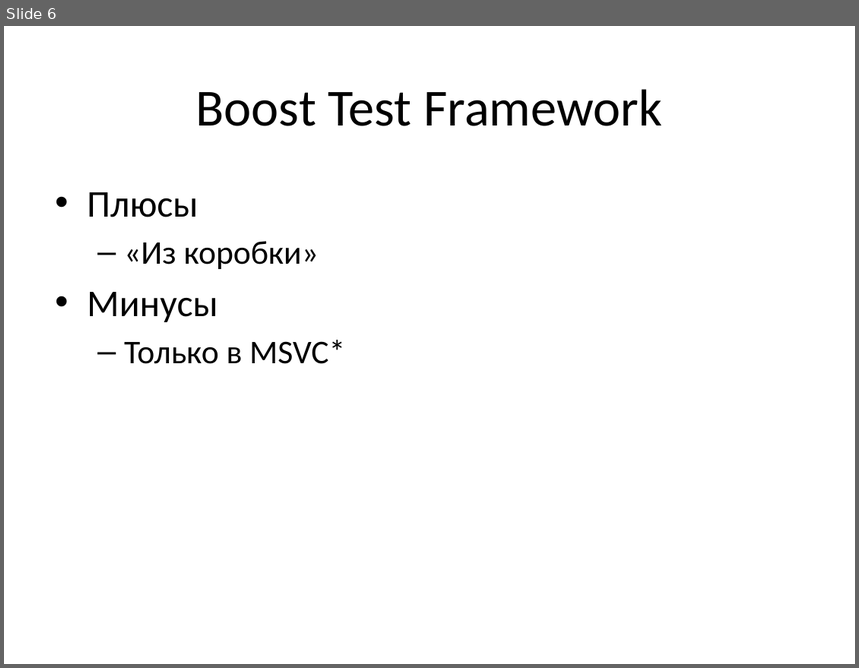
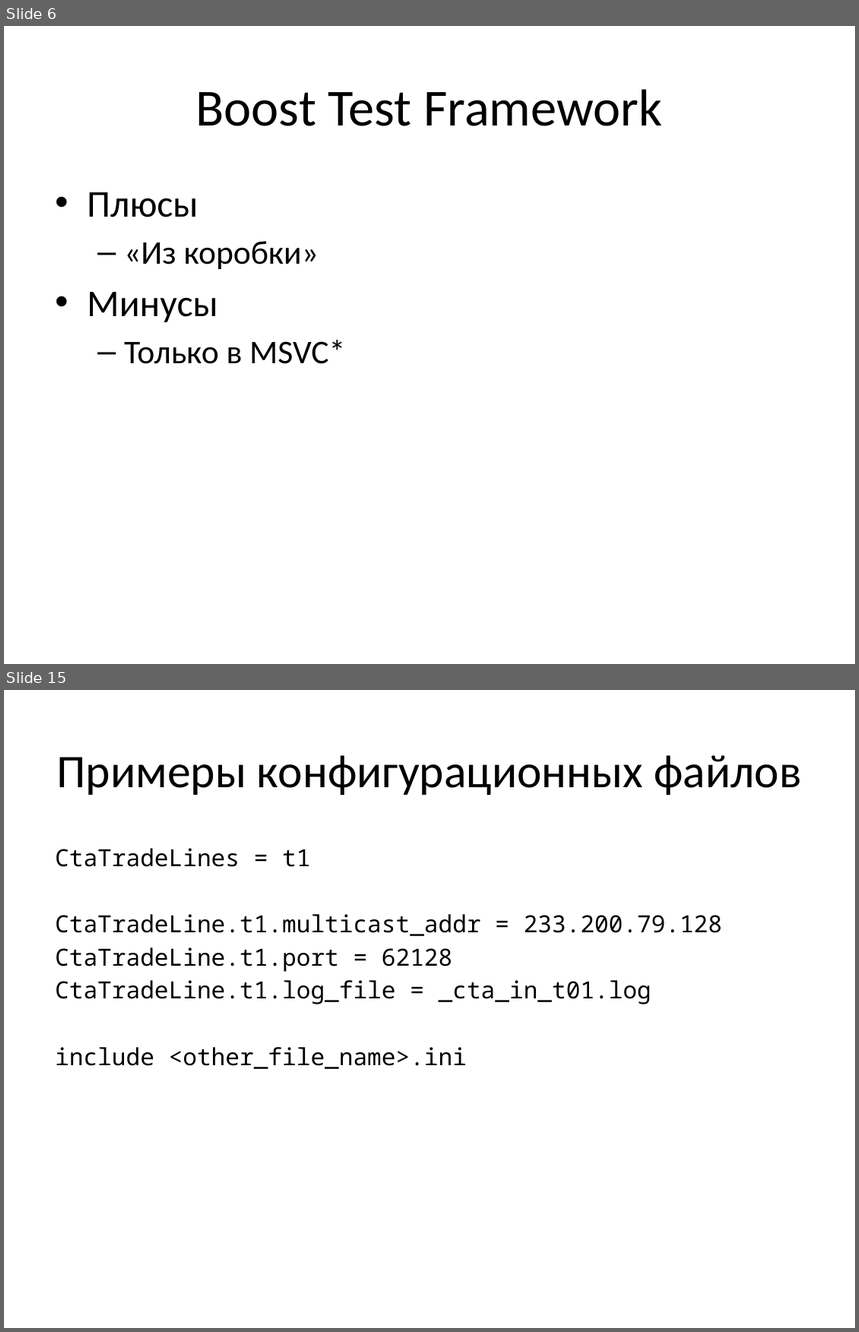
Before and after one commit to russov/cpp_craft_1013, a slide deck: lections/cpp_craft_lec_7_pre.pptx. Shown one above the other, each under a label of ours: slide 6 before the commit, slides 6 and 15 after it; the slides between them are not shown. The pictures are 859x668 and 859x1332 pixels, drawn with LibreOffice and Linux fonts; fonts in the diff are those of the drawing. Boxes give left, top, right and bottom in pixels: in the first picture for what was removed or moved away, otherwise in the second. Text is boxed around its words. In the diff, an @@ line names an element or a change of style, - is before the commit and + after.

```diff
--- a/lections/cpp_craft_lec_7_pre.pptx
+++ b/lections/cpp_craft_lec_7_pre.pptx
@@ slide 15 added at [4,690,855,1328], background #FFFFFF @@
@@ title added at [57,755,802,795], 39.6 pt, text #000000 @@
+Примеры конфигурационных файлов
@@ text added at [55,848,723,1069], 20 pt, text #000000 @@
+CtaTradeLines = t1
+CtaTradeLine.t1.multicast_addr = 233.200.79.128
+CtaTradeLine.t1.port = 62128
+CtaTradeLine.t1.log_file = _cta_in_t01.log
+include <other_file_name>.ini
```
Also in this commit, not shown: 2 slides changed, 23 other slides added, 11 other files.
